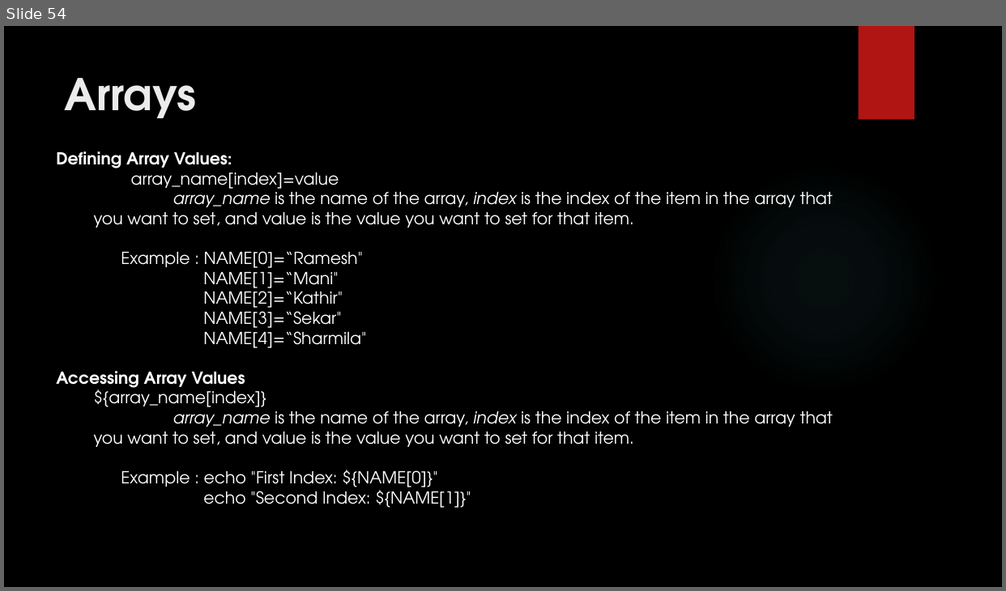
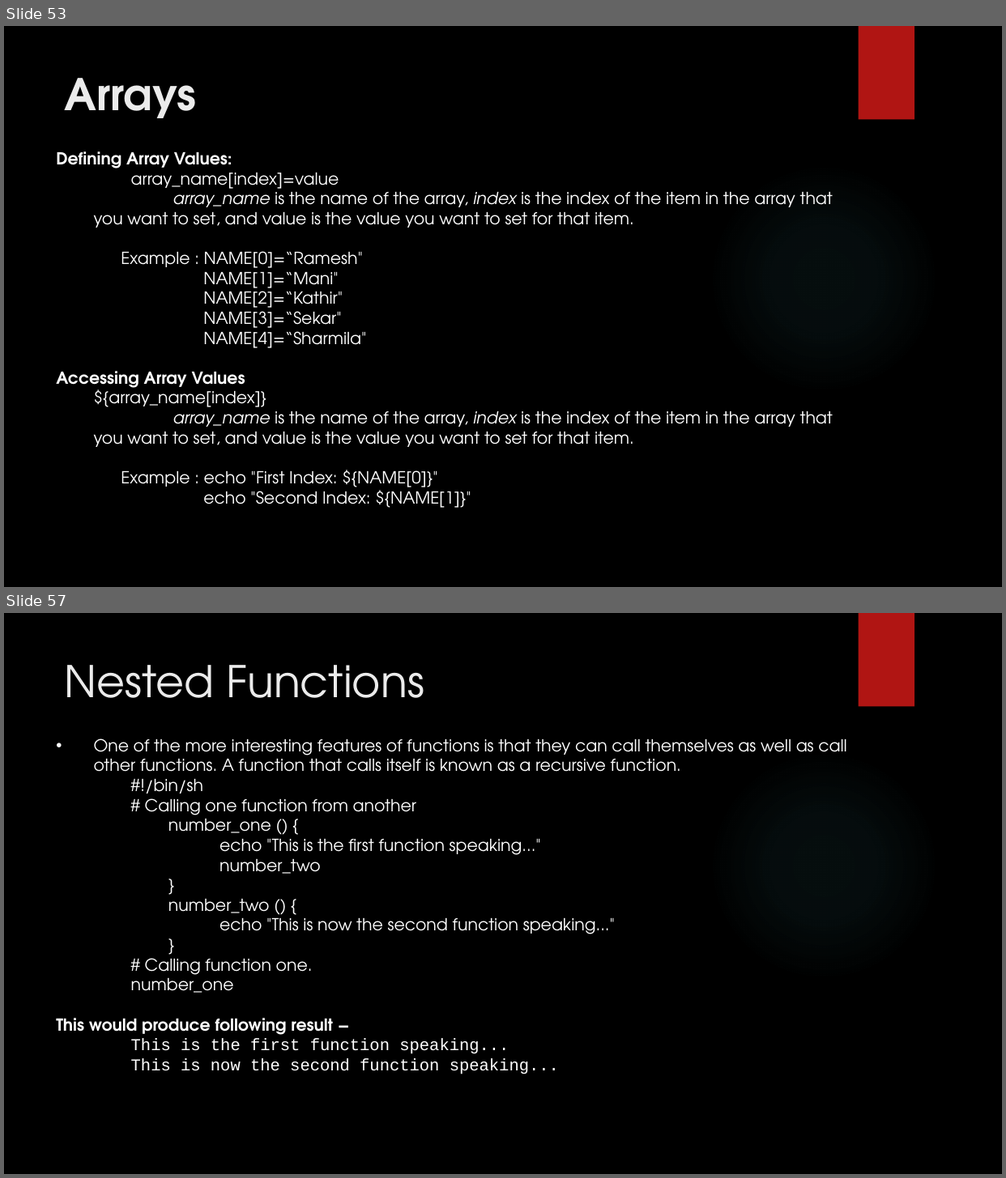
Before and after one commit to RaghulRameshTrainer/mobily_infotech, a slide deck: UnixShellScripting.pptx. Shown one above the other, each under a label of ours: slide 54 before the commit, slides 53 and 57 after it; the slides between them are not shown. The pictures are 1006x591 and 1006x1178 pixels, drawn with LibreOffice and Linux fonts; fonts in the diff are those of the drawing; background and template pictures are left out. Boxes give left, top, right and bottom in pixels: in the first picture for what was removed or moved away, otherwise in the second. Text is boxed around its words. In the diff, an @@ line names an element or a change of style, - is before the commit and + after.

```diff
--- a/UnixShellScripting.pptx
+++ b/UnixShellScripting.pptx
@@ slide 57 added at [4, 613, 1002, 1174], background picture (left out); not listed: 2 template elements that a slide beside it also shows @@
@@ title added at [65, 665, 424, 698], 42 pt, text #EBEBEB @@
+Nested Functions
@@ text added at [56, 739, 846, 1075], 16 pt, text #FFFFFF @@
+• One of the more interesting features of functions is that they can call themselves as well as call other functions. A function that calls itself is known as a recursive function.
+#!/bin/sh
+# Calling one function from another
+number_one () {
+echo "This is the first function speaking..."
+number_two
+}
+number_two () {
+echo "This is now the second function speaking..."
+}
+# Calling function one.
+number_one
+This would produce following result −
+This is the first function speaking...
+This is now the second function speaking...
@@ what was slide 54 is now slide 53 @@
```
Also in this commit, not shown: 1 slide changed, 36 other slides added, 1 slide removed.
